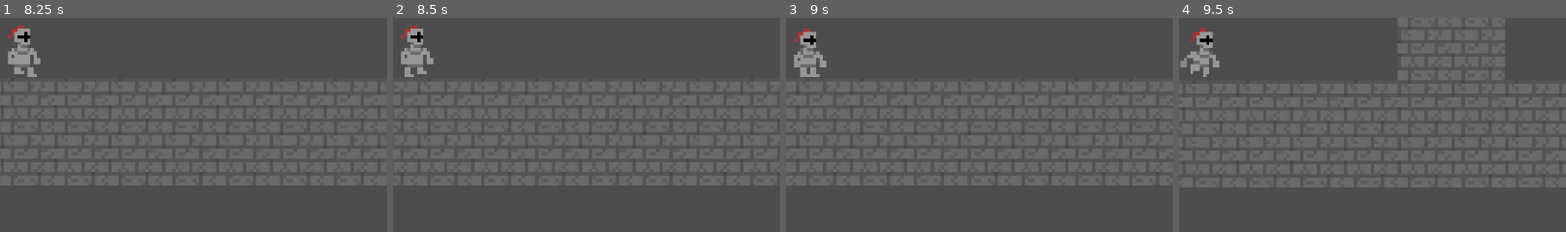
Above: before the commit, frames 1-4 (left to right).
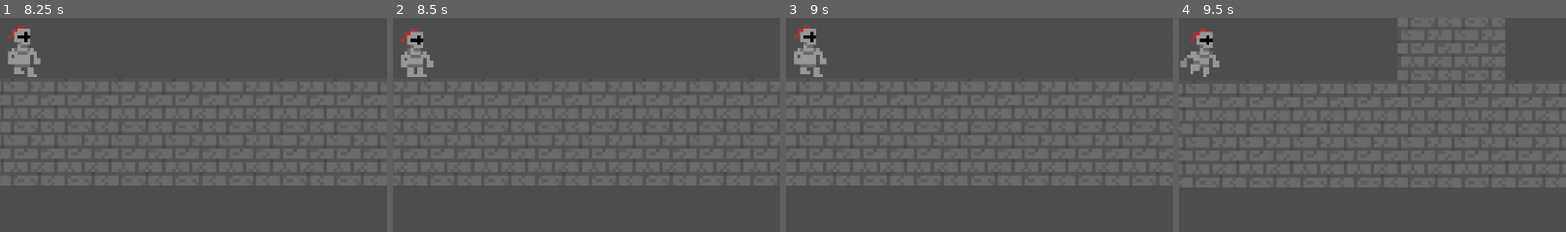
Above: after the commit, the same moments.

Repository: Owen-Harper25/Hollow-Clone
Game: Godot game, scene res://testmap.tscn
Two runs of this game, one before a commit and one after it. Both use one fixed random seed, a clock stepped at 60 frames per second and the inputs below.
Inputs:
- Up to frame 1 (8.25 s): tap Enter at 0.5 s; hold D (right) 0.53-2.03 s; tap Shift (sprint) every 0.75 s from 0.6 to 8.1 s; tap Space (jump) at 0.77, 1.52, 3.02, 3.77, 4.52, 6.02, 6.77, 7.52 s; hold A (left) 2.03-2.78 s; hold D (right) 2.78-4.28 s; hold A (left) 4.28-5.03 s; hold D (right) 5.03-5.78 s; hold A (left) 5.78-7.28 s; hold D (right) from 7.28 s (still down)
- Up to frame 2 (8.5 s): keep holding D (right)
- Up to frame 3 (9 s): keep holding D (right); tap Shift (sprint) at 8.85 s
- Up to frame 4 (9.5 s): keep holding D (right); tap Space (jump) at 9.02 s
The pictures show only the part of the screen within x 47-97%, y 43-93%; the shares and areas given below are measured in that part.

Frame 1 is identical in both runs. In frame 2, 0.7% of the frame differs, in the area x 2-11%, y 3-28%; in frame 3, 0.8%; in frame 4, nothing differs.

Commit message:
Fixed Sprinting Animation

Diff:
--- a/player.gd
+++ b/player.gd
@@ -11,7 +11,7 @@
 ## be adjusted to fit your specific needs
 
 ## The four possible character states and the character's current state
-enum {IDLE, WALK, JUMP, FALL, WALL_SLIDE}
+enum {IDLE, SPRINT, WALK, JUMP, FALL, WALL_SLIDE}
 ## The values for the jump direction, default is UP or -1
 enum JUMP_DIRECTIONS {UP = -1, DOWN = 1}
 
@@ -111,9 +111,14 @@
 
 ## Manages the character's current state based on the current velocity vector
 func manage_state() -> void:
+	print(state)
 	if velocity.y == 0:
 		if velocity.x == 0:
 			state = IDLE
+		elif velocity.x == 150:
+			state = SPRINT
+		elif velocity.x == -150:
+			state = SPRINT
 		else:
 			state = WALK
 	elif velocity.y < 0:
@@ -143,7 +148,8 @@
 			ANIMATION_PLAYER.play("Fall")
 		WALL_SLIDE:
 			ANIMATION_PLAYER.play("Fall") #
-
+		SPRINT:
+			ANIMATION_PLAYER.play("Jump")
 
 ## Gets the strength and status of the mapped actions
 func get_inputs() -> Dictionary:
